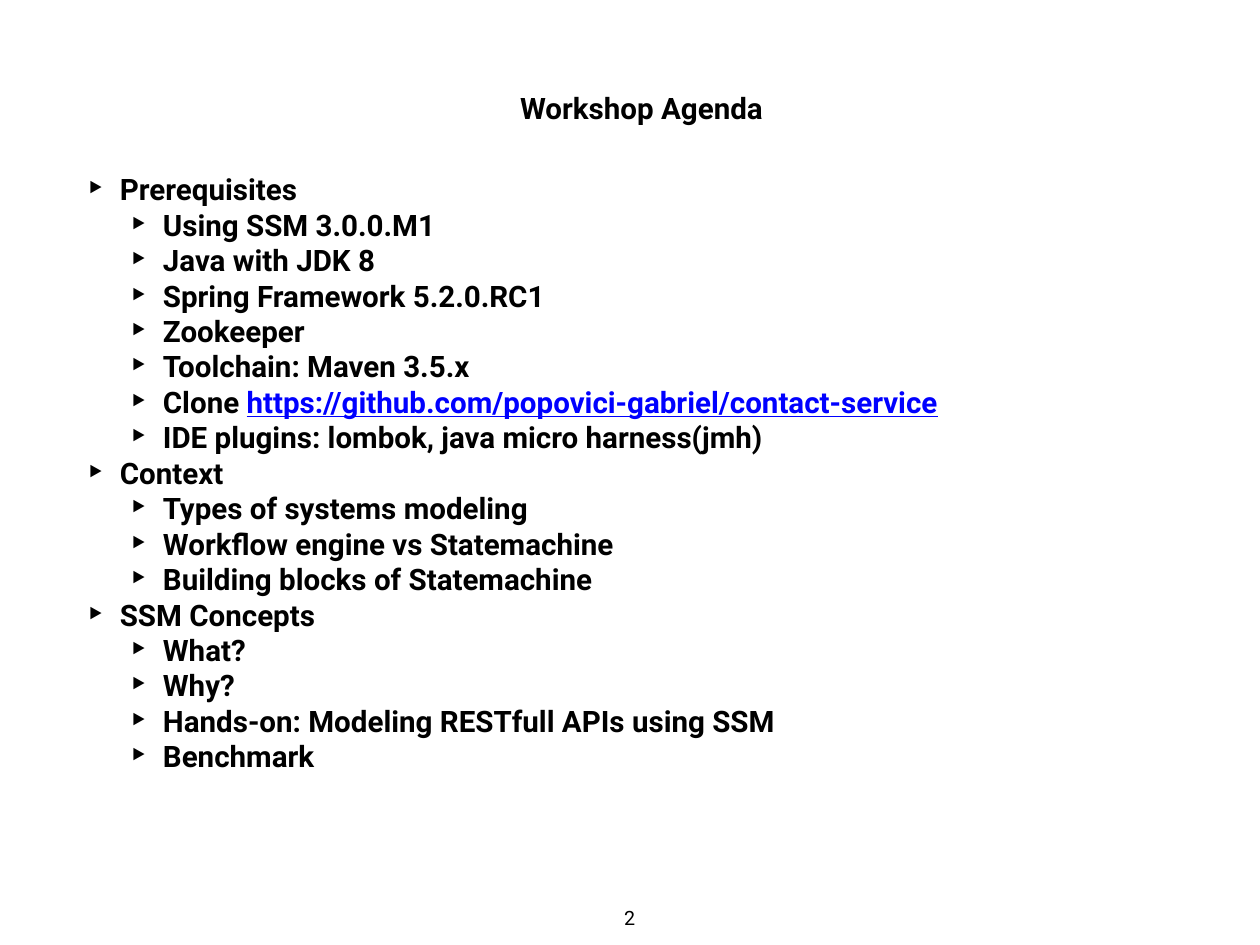
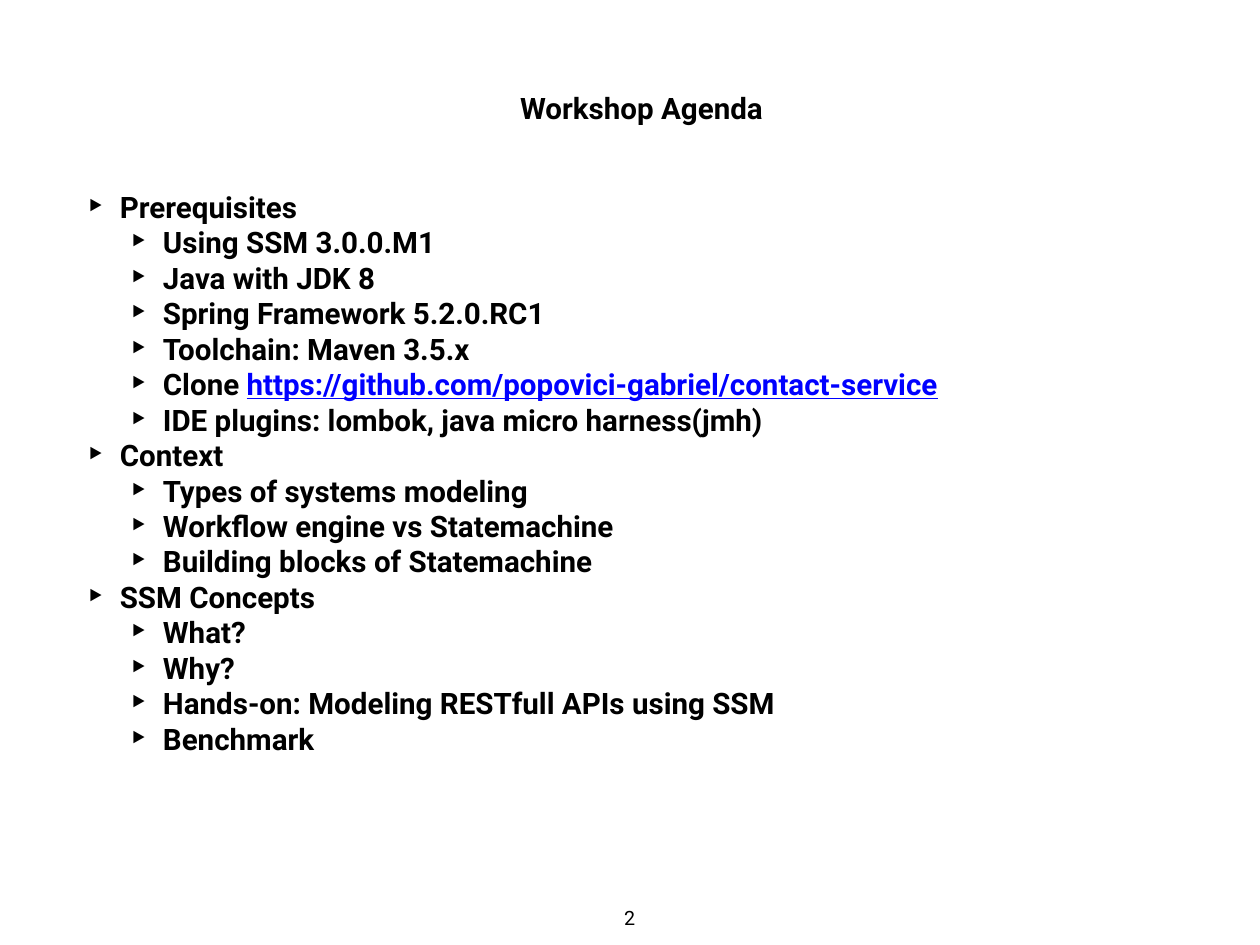
Before and after one commit to popovici-gabriel/contact-service, a slide deck: slide 2 of presentation/SSM.pptx. Drawn at 1260x945 pixels with LibreOffice and Linux fonts; fonts in the diff are those of the drawing. Boxes give left, top, right and bottom in pixels: in the first picture for what was removed or moved away, otherwise in the second. Text is boxed around its words. In the diff, an @@ line names an element or a change of style, - is before the commit and + after.

Commit message:
add create update delete JMH benchmark

```diff
--- a/presentation/SSM.pptx
+++ b/presentation/SSM.pptx
@@ text "Prerequisites": place and size @@
-text "Prerequisites" at (120,178,938,768)
+text "Prerequisites" at (120,196,938,751)
@@ text at (163,319,305,348): paragraph removed @@
-  ‣ Zookeeper
```
Also in this commit, not shown: 2 other files.
